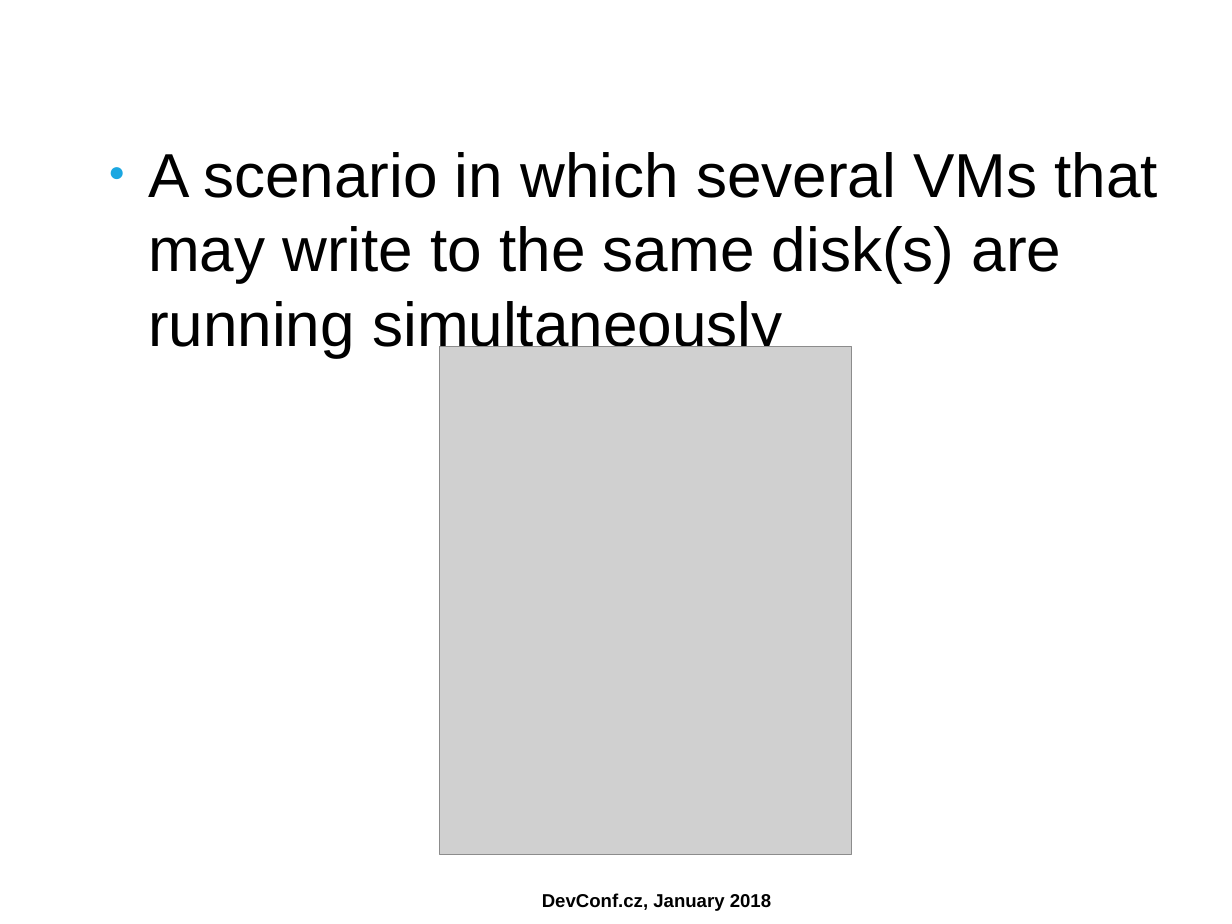
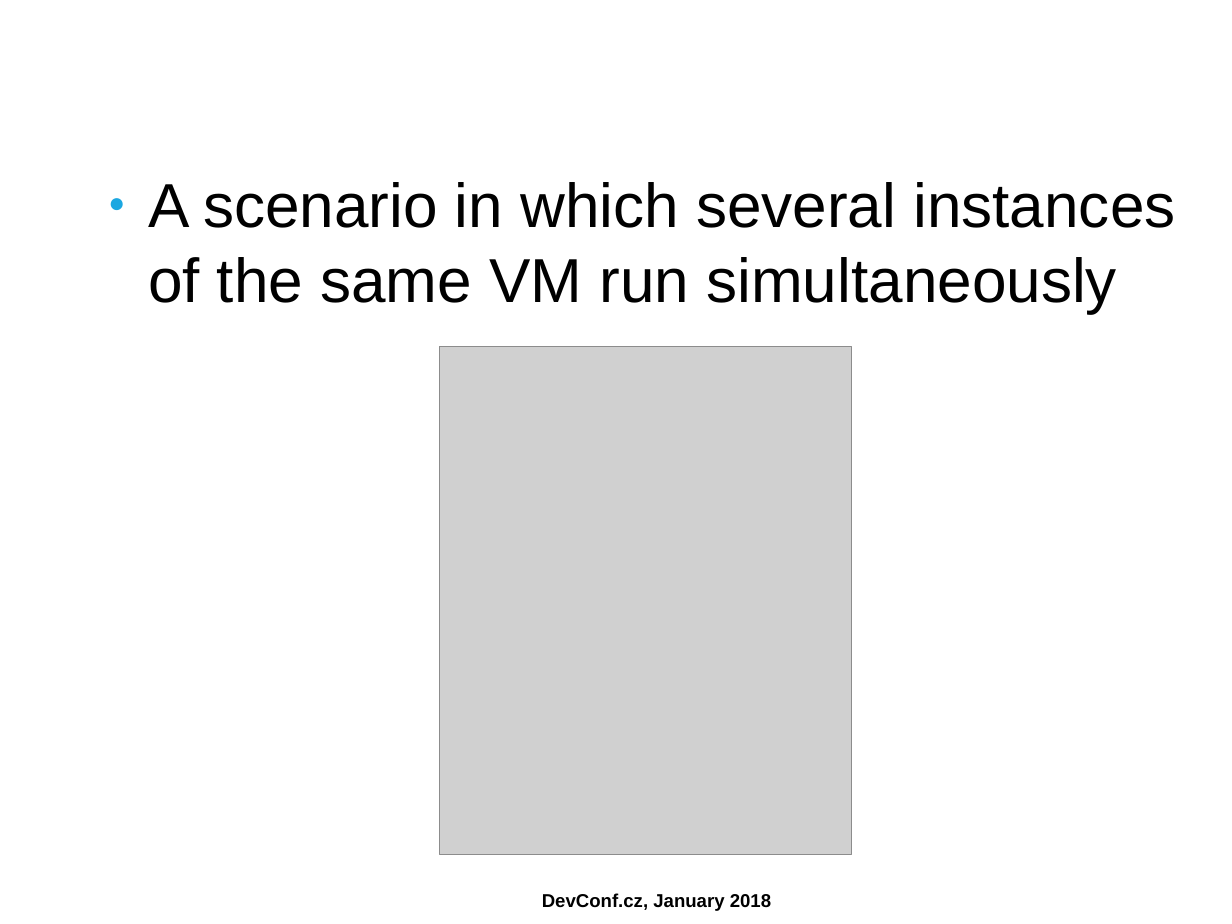
Before and after one commit to ahadas/ahadas.github.io, a slide deck: slide 25 of slides/high_availability_with_no_split_brains.odp. Drawn at 1232x924 pixels with LibreOffice and Linux fonts; fonts in the diff are those of the drawing; grey boxes stand for pictures; background and template pictures are left out. Boxes give left, top, right and bottom in pixels: in the first picture for what was removed or moved away, otherwise in the second. Text is boxed around its words. In the diff, an @@ line names an element or a change of style, - is before the commit and + after.

```diff
--- a/slides/high_availability_with_no_split_brains.odp
+++ b/slides/high_availability_with_no_split_brains.odp
@@ text at (x1=148, y1=182, x2=1175, y2=313): text changed @@
-● A scenario in which several VMs that may write to the same disk(s) are running simultaneously
+● A scenario in which several instances of the same VM run simultaneously
```
Also in this commit, not shown: 2 other slides changed, 1 other file.
